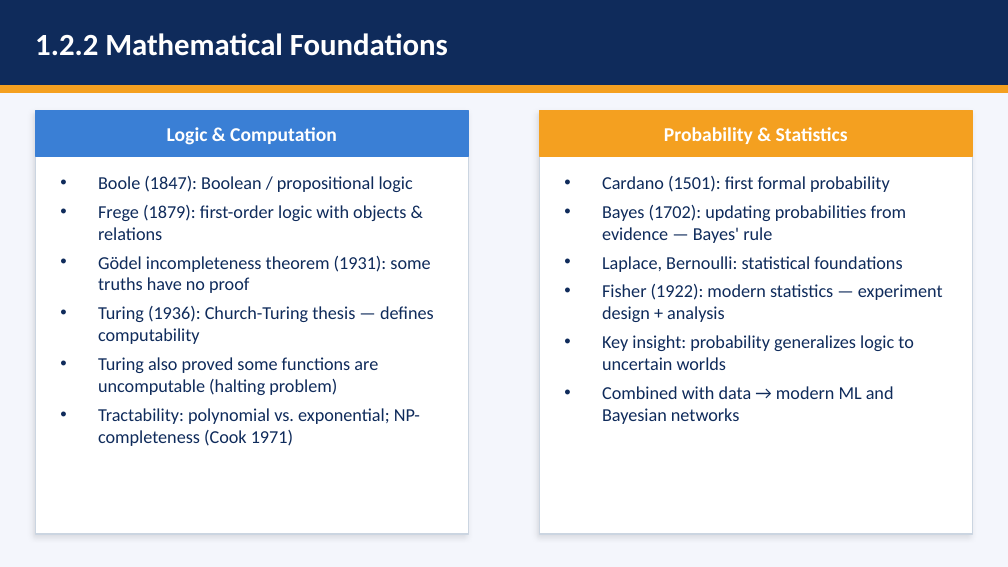
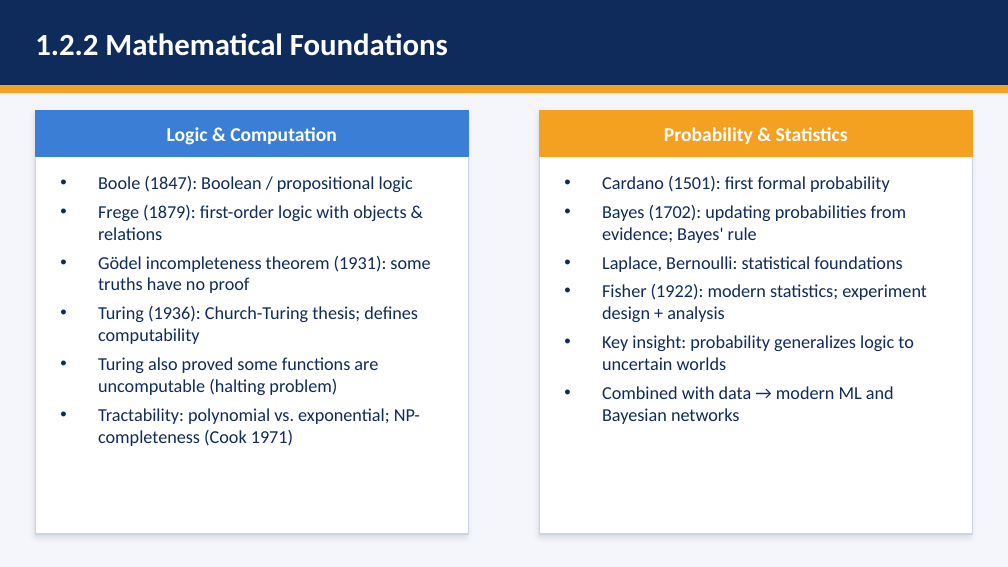
Before and after one commit to DrNatas/Comp_469, a slide deck: slide 9 of Fall 2026/L01 - Introduction and Intelligent Agents/COMP469_Ch1_Ch2_Full_Lecture.pptx. Drawn at 1008x567 pixels with LibreOffice and Linux fonts; fonts in the diff are those of the drawing. Boxes give left, top, right and bottom in pixels: in the first picture for what was removed or moved away, otherwise in the second. Text is boxed around its words. In the diff, an @@ line names an element or a change of style, - is before the commit and + after.

```diff
--- a/Fall 2026/L01 - Introduction and Intelligent Agents/COMP469_Ch1_Ch2_Full_Lecture.pptx
+++ b/Fall 2026/L01 - Introduction and Intelligent Agents/COMP469_Ch1_Ch2_Full_Lecture.pptx
@@ text at <box>602,205,907,243</box>: text changed @@
-• Bayes (1702): updating probabilities from evidence — Bayes' rule
+• Bayes (1702): updating probabilities from evidence; Bayes' rule
@@ text at <box>602,284,927,322</box>: text changed @@
-• Fisher (1922): modern statistics — experiment design + analysis
+• Fisher (1922): modern statistics; experiment design + analysis
@@ text at <box>98,306,418,344</box>: text changed @@
-• Turing (1936): Church-Turing thesis — defines computability
+• Turing (1936): Church-Turing thesis; defines computability
```
Also in this commit, not shown: 4 other slides changed, 8 other files.
